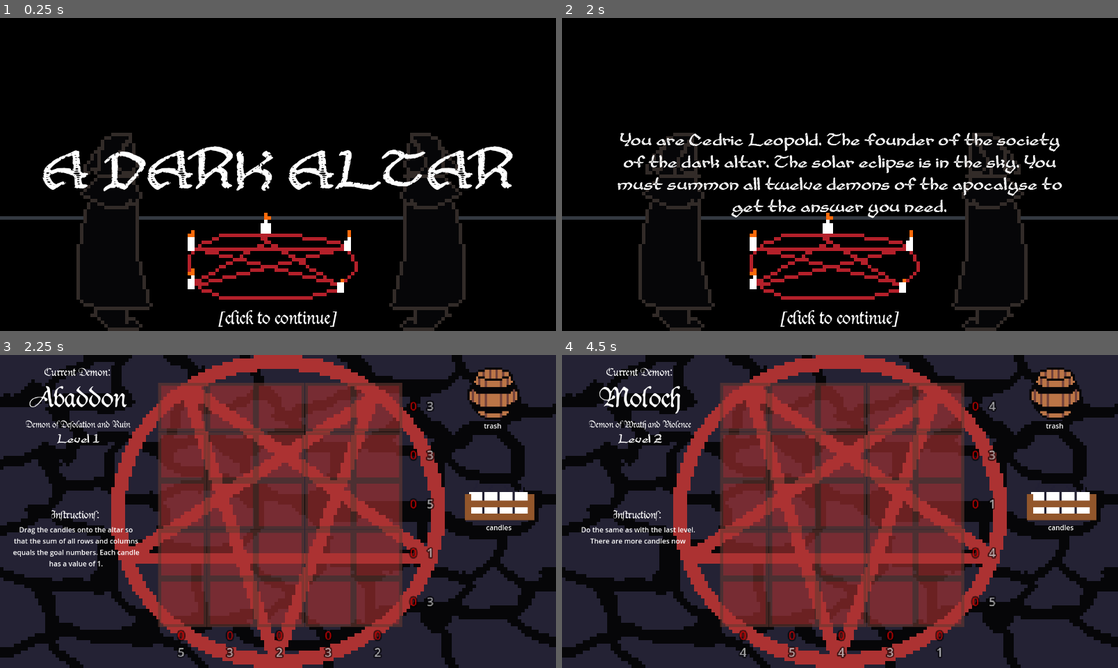
Above: before the commit, frames 1-4 (two rows, left to right).
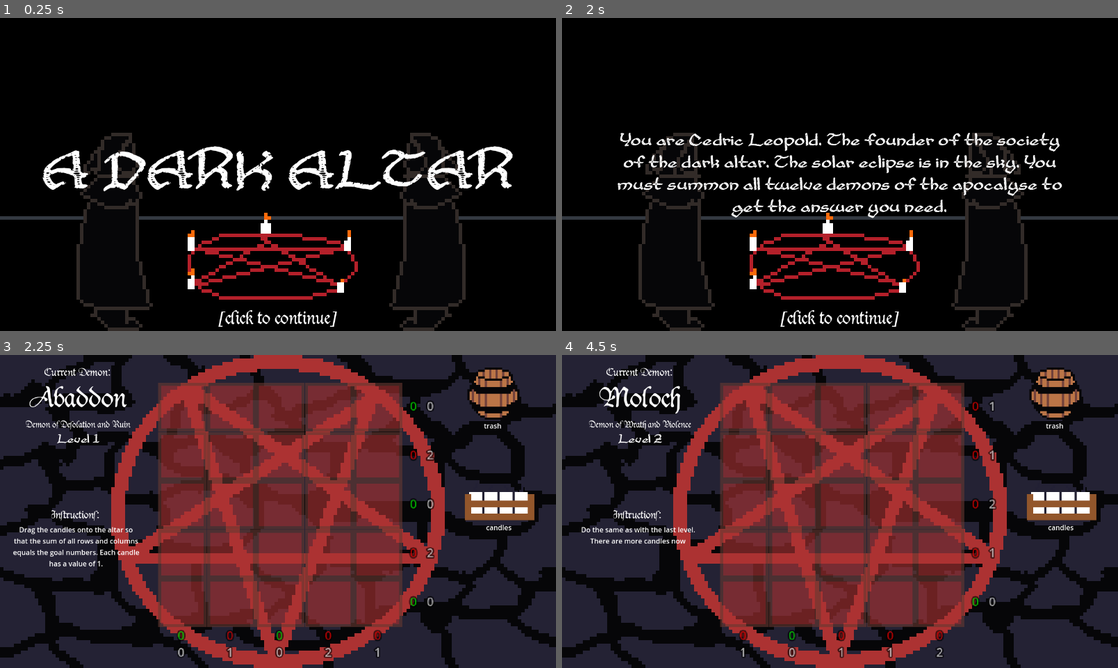
Above: after the commit, the same moments.

Repository: adrientremblay/ld55
Game: Godot game, scene res://scenes/title_screen.tscn
Same seed, same stepped clock (60 frames per second), same inputs: the game is played once before the commit and once after it.
Inputs (mouse positions are in pixels of both pictures, inside the frame that each line leads up to):
- Up to frame 1 (0.25 s): no input
- Up to frame 2 (2 s): tap Enter at 0.5, 1.25 s; move the mouse to (962, 158) at 0.52 s; press the mouse at (962, 158) at 0.53 s; move the mouse to (728, 190) at 1.27 s; release the mouse at (728, 190) at 1.28 s; click (728, 190) at 1.35 s
- Up to frame 3 (2.25 s): tap Enter at 2 s; move the mouse to (333, 442) at 2.02 s; press the mouse at (333, 442) at 2.03 s
- Up to frame 4 (4.5 s): tap Space (skip_level) at 2.75 s; move the mouse to (1062, 502) at 2.77 s; release the mouse at (1062, 502) at 2.78 s; click (1062, 502) at 2.85 s; tap Enter at 3.5, 4.25 s; move the mouse to (1006, 558) at 3.52 s; press the mouse at (1006, 558) at 3.53 s; move the mouse to (673, 464) at 4.27 s; release the mouse at (673, 464) at 4.28 s; click (673, 464) at 4.35 s

Frames 1-2 are identical in both runs. In frame 3, 0.3% of the frame differs, in the area x 31-79%, y 14-97%; in frame 4, 0.3%.

Commit message:
made levels increase in difficulty

Diff:
--- a/scripts/demon.gd
+++ b/scripts/demon.gd
@@ -20,7 +20,7 @@
 		self.cols = cols
 		self.rows = rows
 	else:
-		var puzzle = generate_puzzle()
+		var puzzle = generate_puzzle(level)
 		self.rows = puzzle[0]
 		self.cols = puzzle[1]
 
@@ -29,13 +29,22 @@
 	else:
 		self.lines = ["Hello I am a demon"]
 
-func generate_puzzle():
+func generate_puzzle(level):
 	var rows = [0,0,0,0,0]
 	var cols = [0,0,0,0,0]
 
+	var candle_density = 0.5
+	match level:
+		1:
+			candle_density = 0.2
+		2:
+			candle_density = 0.4
+		3:
+			candle_density = 0.6
+
 	for i in range(5):
 		for j in range(5):
-			var should_place = rng.randf() > 0.5
+			var should_place = rng.randf() < candle_density
 			if should_place:
 				rows[i]+=1
 				cols[j]+=1
